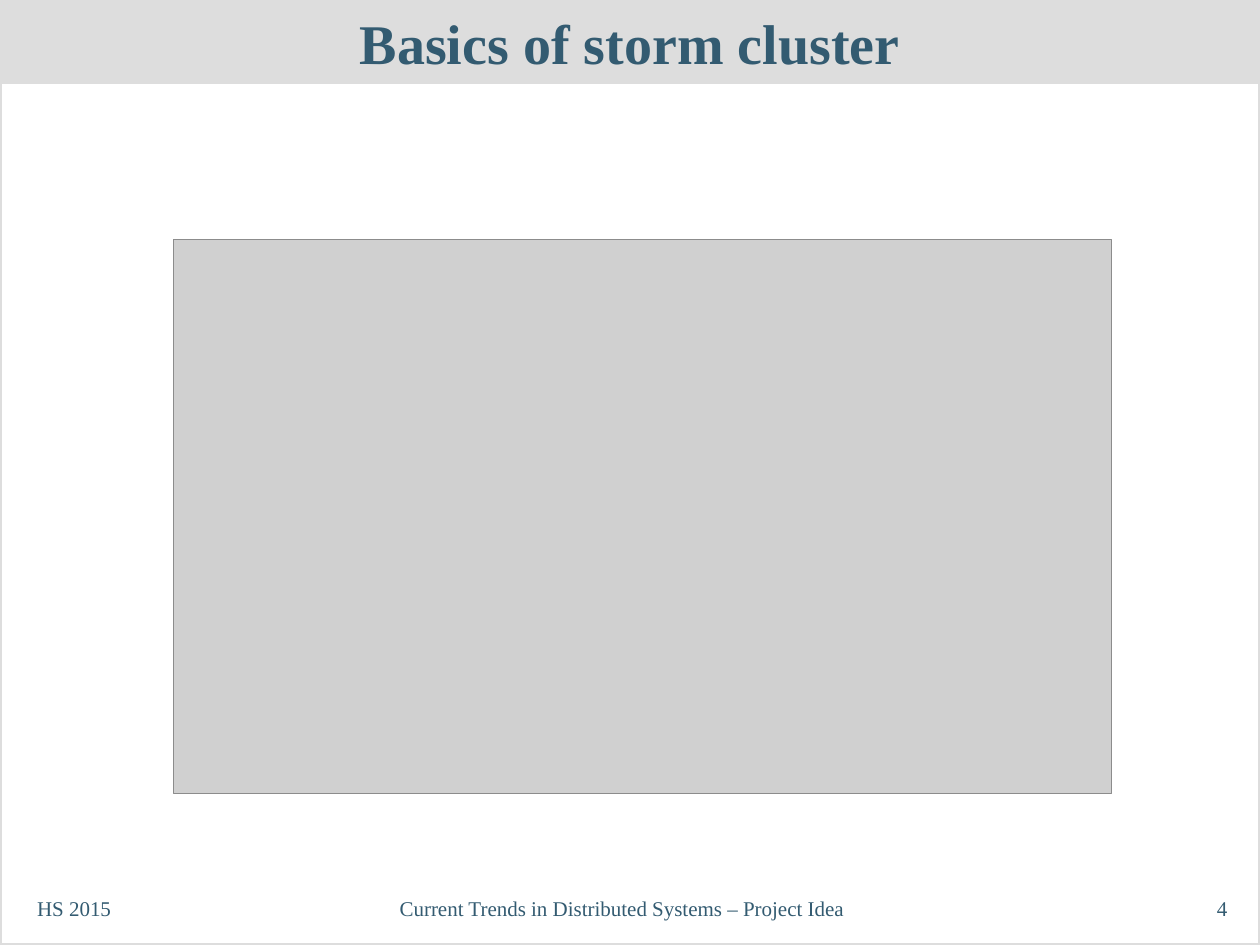
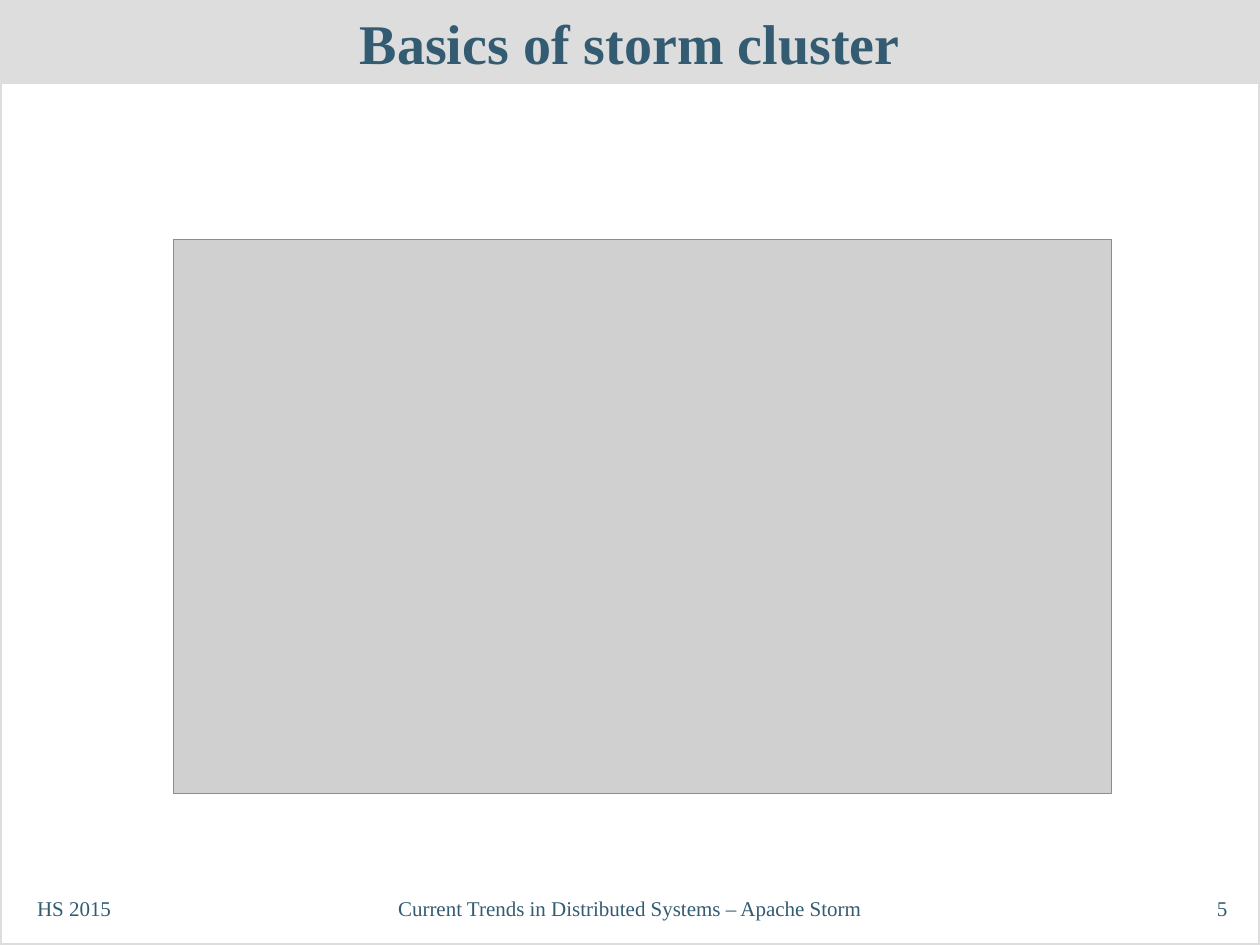
Before and after one commit to philipp-oldenburg/ctds-storm, a slide deck: slide 5 of Storm-Referat/CT-Präsentation - Philipp.odp (slide 4 before the commit). Drawn at 1260x945 pixels with LibreOffice and Linux fonts; fonts in the diff are those of the drawing; grey boxes stand for pictures. Boxes give left, top, right and bottom in pixels: in the first picture for what was removed or moved away, otherwise in the second. Text is boxed around its words. In the diff, an @@ line names an element or a change of style, - is before the commit and + after.

```diff
--- a/Storm-Referat/CT-Präsentation - Philipp.odp
+++ b/Storm-Referat/CT-Präsentation - Philipp.odp
@@ text at [398, 901, 861, 921]: text changed @@
-Current Trends in Distributed Systems – Project Idea
+Current Trends in Distributed Systems – Apache Storm
@@ page number at [1217, 902, 1227, 916]: text changed @@
-4
+5
```
Also in this commit, not shown: 5 other slides changed, 1 slide added.
